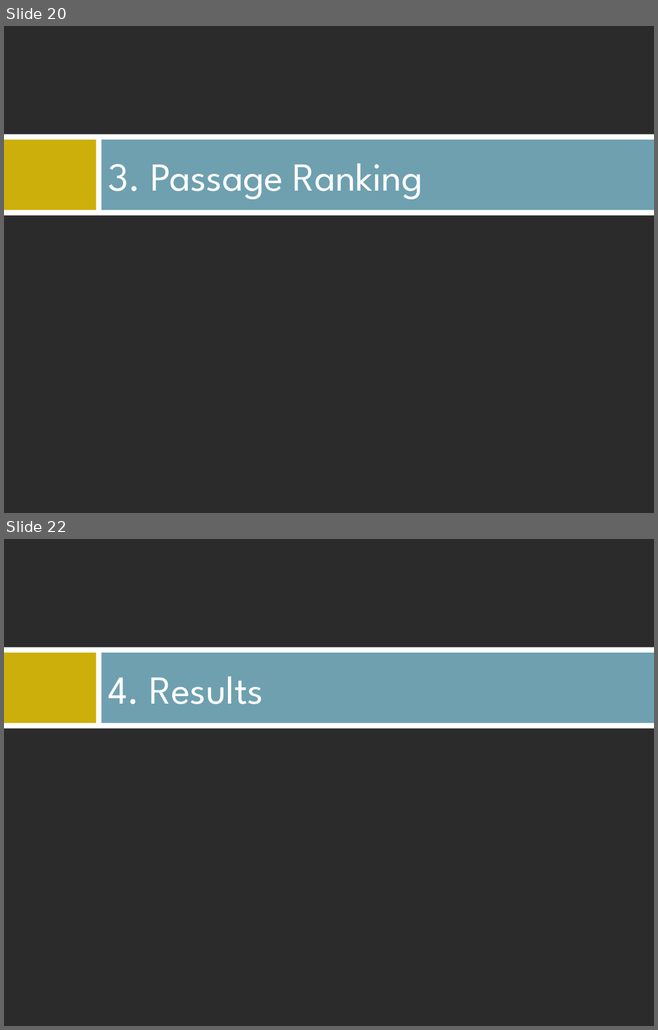
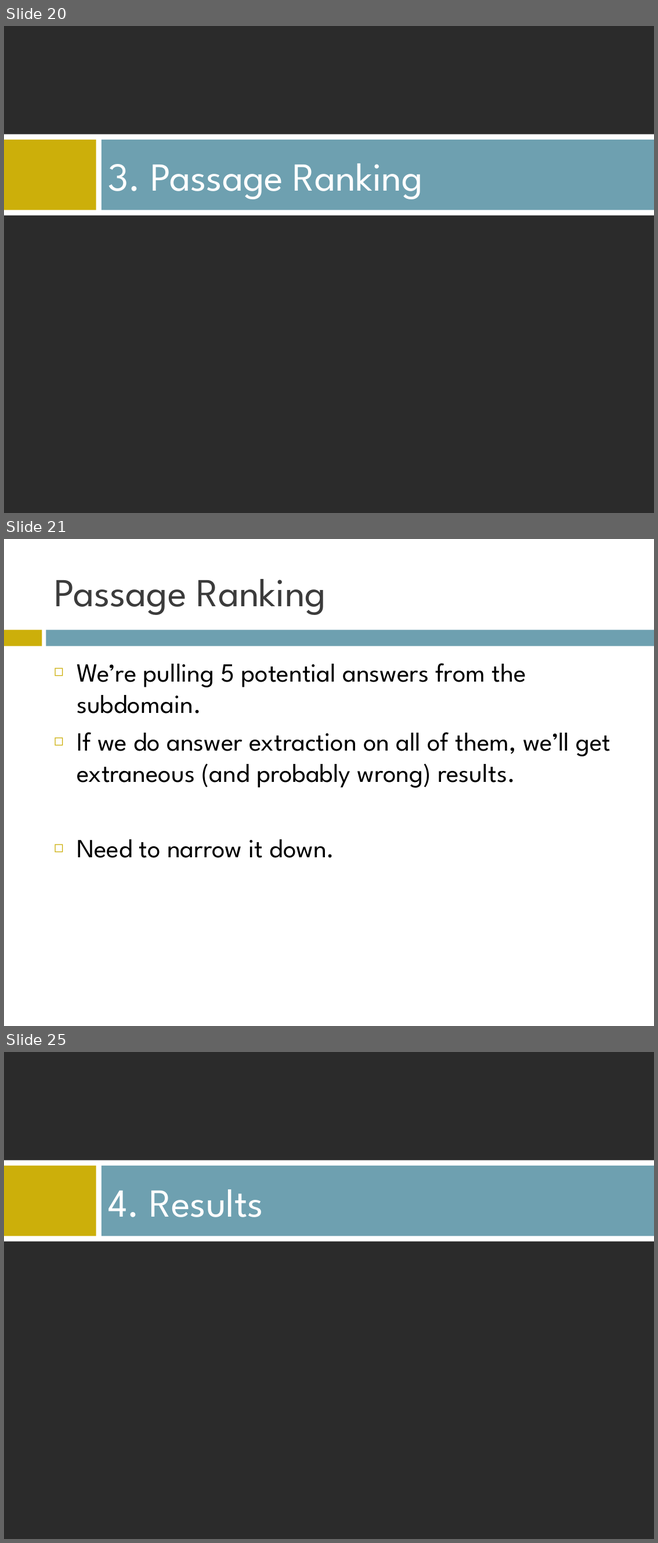
Before and after one commit to AndrewFM/NLPFinal, a slide deck: QA Presentation.ppt. Shown one above the other, each under a label of ours: slides 20 and 22 before the commit, slides 20, 21 and 25 after it; the slides between them are not shown. The pictures are 658x1030 and 658x1543 pixels, drawn with LibreOffice and Linux fonts; fonts in the diff are those of the drawing; background and template pictures are left out; a plain dark background stands for a picture behind light text. Boxes give left, top, right and bottom in pixels: in the first picture for what was removed or moved away, otherwise in the second. Text is boxed around its words. In the diff, an @@ line names an element or a change of style, - is before the commit and + after.

```diff
--- a/QA Presentation.ppt
+++ b/QA Presentation.ppt
@@ slide 21 added at (4,539,654,1026), background #FFFFFF @@
@@ title added at (54,579,326,615), 44 pt, text #3B3B3B @@
+Passage Ranking
@@ rectangle added at (4,630,42,646), fill #CCAF0A @@
@@ rectangle added at (46,630,654,646), fill #6EA0B0 @@
@@ text added at (76,663,611,858), 29 pt, text #000000 @@
+◻ We’re pulling 5 potential answers from the subdomain.
+◻ If we do answer extraction on all of them, we’ll get extraneous (and probably wrong) results.
+◻ Need to narrow it down.
@@ what was slide 22 is now slide 25 @@
```
Also in this commit, not shown: 1 slide changed, 2 other slides added.
